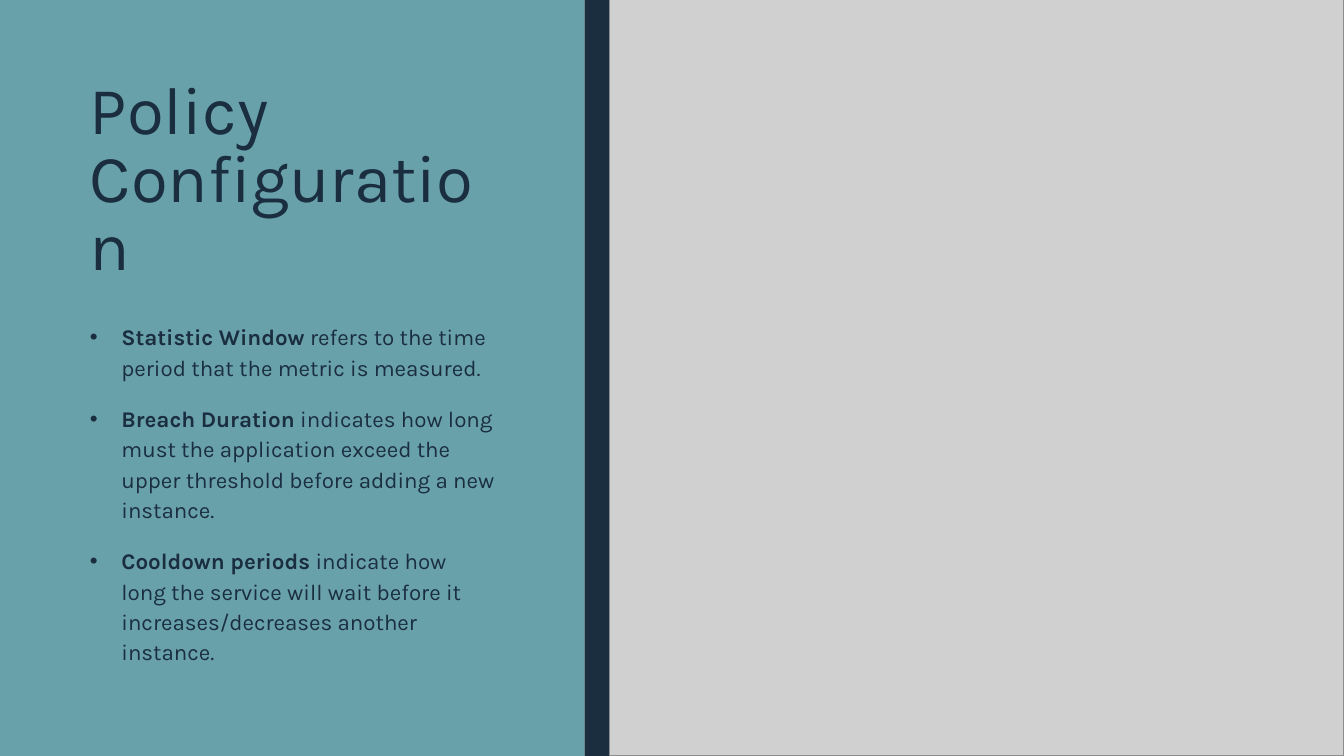
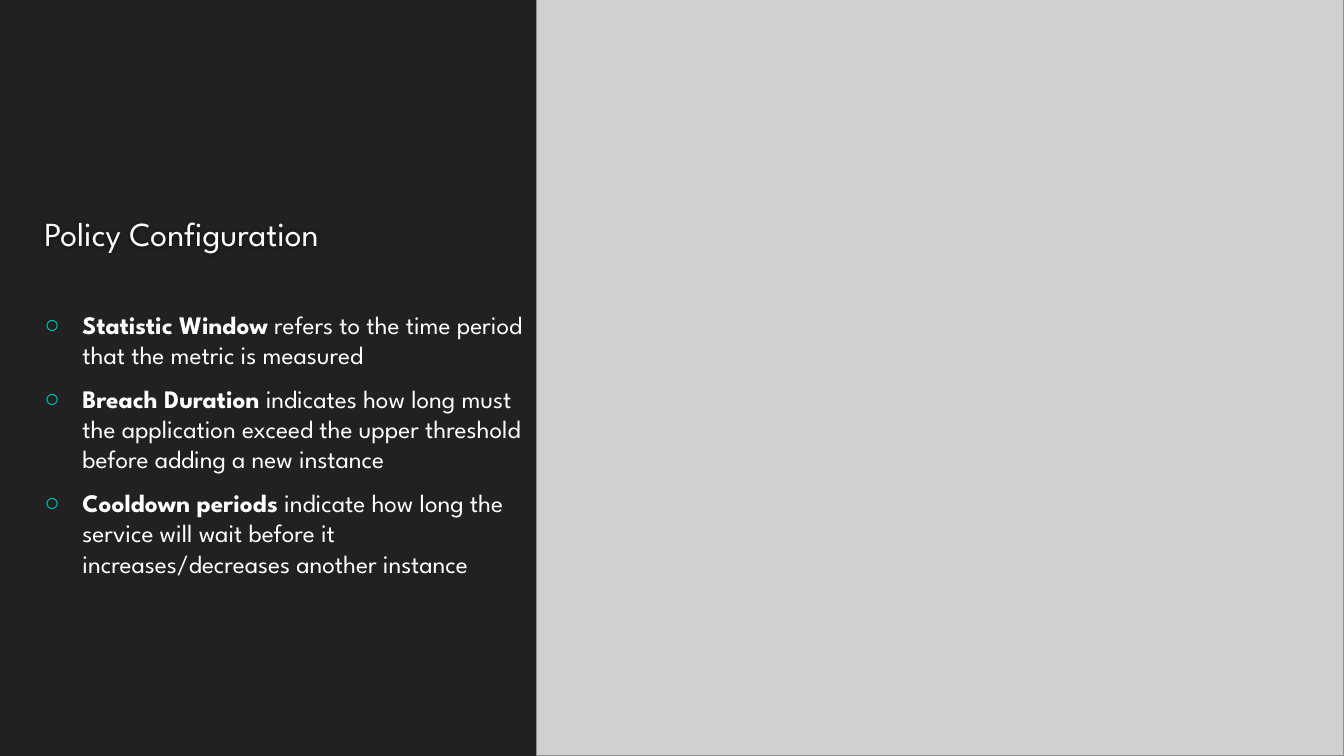
Before and after one commit to kevindomm/Auto-Scaling, a slide deck: slide 4 of autoscaling/Auto-Scaling.pptx (slide 3 before the commit). Drawn at 1344x756 pixels with LibreOffice and Linux fonts; fonts in the diff are those of the drawing; grey boxes stand for pictures. Boxes give left, top, right and bottom in pixels: in the first picture for what was removed or moved away, otherwise in the second. Text is boxed around its words. In the diff, an @@ line names an element or a change of style, - is before the commit and + after.

Commit message:
Updated

```diff
--- a/autoscaling/Auto-Scaling.pptx
+++ b/autoscaling/Auto-Scaling.pptx
@@ background #EBE7DD to #212121 @@
@@ rectangle removed at [0, 0, 585, 756] @@
@@ picture: place and size @@
-picture at [610, 0, 1344, 756]
+picture at [537, 0, 1344, 756]
@@ rectangle removed at [585, 0, 610, 756] @@
@@ title "Policy Configuration": place and size @@
-title "Policy Configuration" at [90, 88, 269, 151]
+title "Policy Configuration" at [44, 222, 318, 254]
@@ title "Policy Configuration" at [44, 222, 318, 254]: size 48 to 24 pt, font Karla to League Spartan, text colour #1A2E40 to #FEFEFE; line spacing 0.84 to 1; vertical alignment top to bottom @@
@@ text at [82, 316, 522, 576]: text changed; size 16 to 18 pt; font Karla to League Spartan; text colour #1A2E40 to #FFFFFF @@
-• Statistic Window refers to the time period that the metric is measured.
-• Breach Duration indicates how long must the application exceed the upper threshold before adding a new instance.
-• Cooldown periods indicate how long the service will wait before it increases/decreases another instance.
+○ Statistic Window refers to the time period that the metric is measured
+○ Breach Duration indicates how long must the application exceed the upper threshold before adding a new instance
+○ Cooldown periods indicate how long the service will wait before it increases/decreases another instance
```
Also in this commit, not shown: 2 other slides changed, 2 slides added, 2 slides removed.
